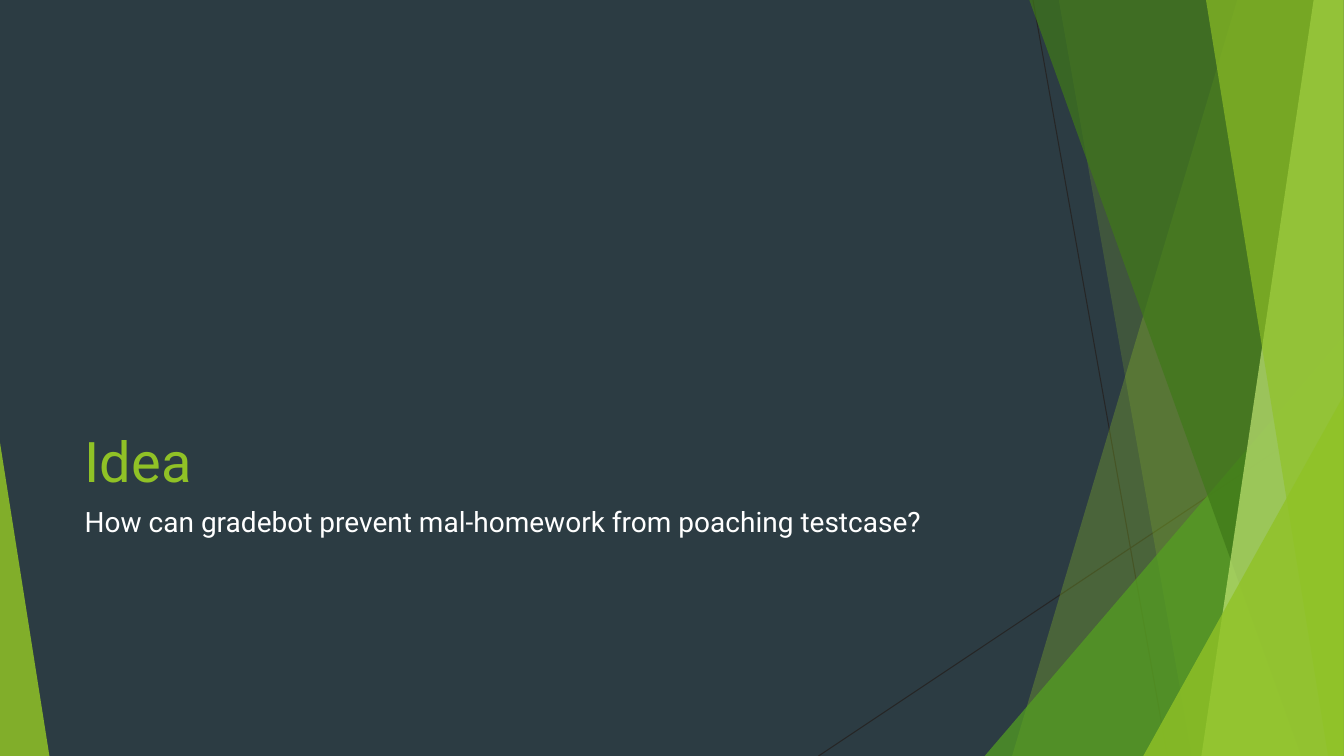
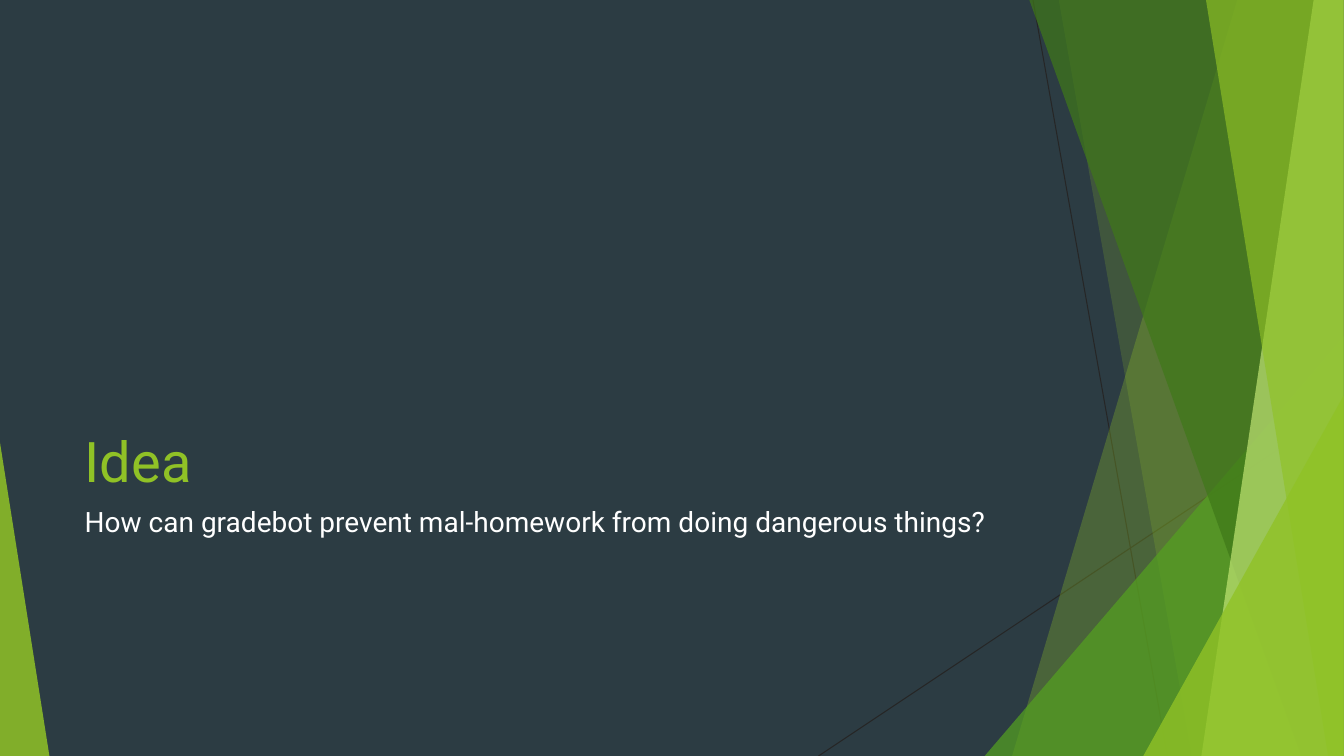
Before and after one commit to DataCorrupted/sandbox, a slide deck: slide 2 of OSII safe-box.pptx. Drawn at 1344x756 pixels with LibreOffice and Linux fonts; fonts in the diff are those of the drawing. Boxes give left, top, right and bottom in pixels: in the first picture for what was removed or moved away, otherwise in the second. Text is boxed around its words. In the diff, an @@ line names an element or a change of style, - is before the commit and + after.

Commit message:
sandbox: update the pptx

```diff
--- a/OSII safe-box.pptx
+++ b/OSII safe-box.pptx
@@ text at (85, 510, 984, 538): text changed @@
-How can gradebot prevent mal-homework from poaching testcase?
+How can gradebot prevent mal-homework from doing dangerous things?
```
